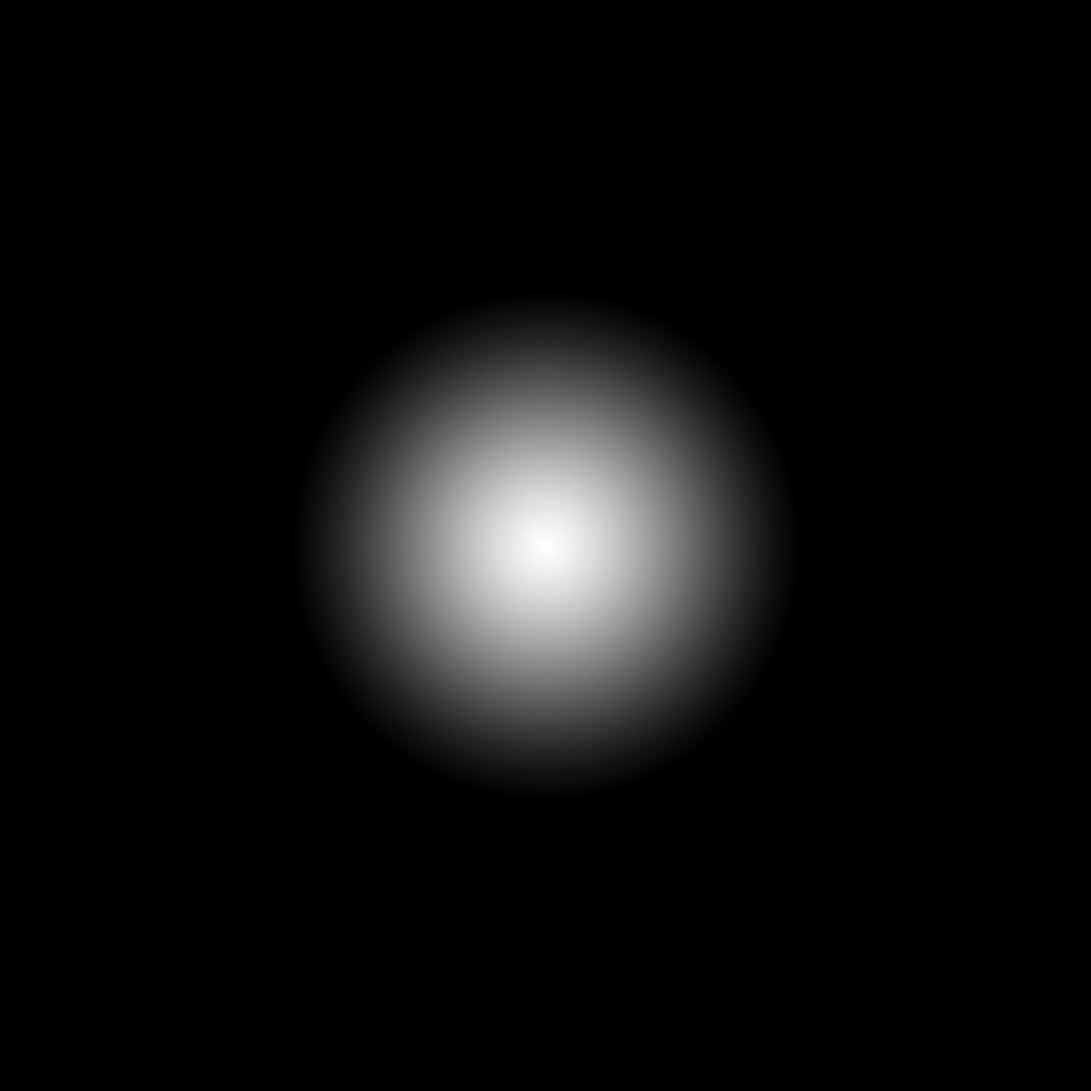
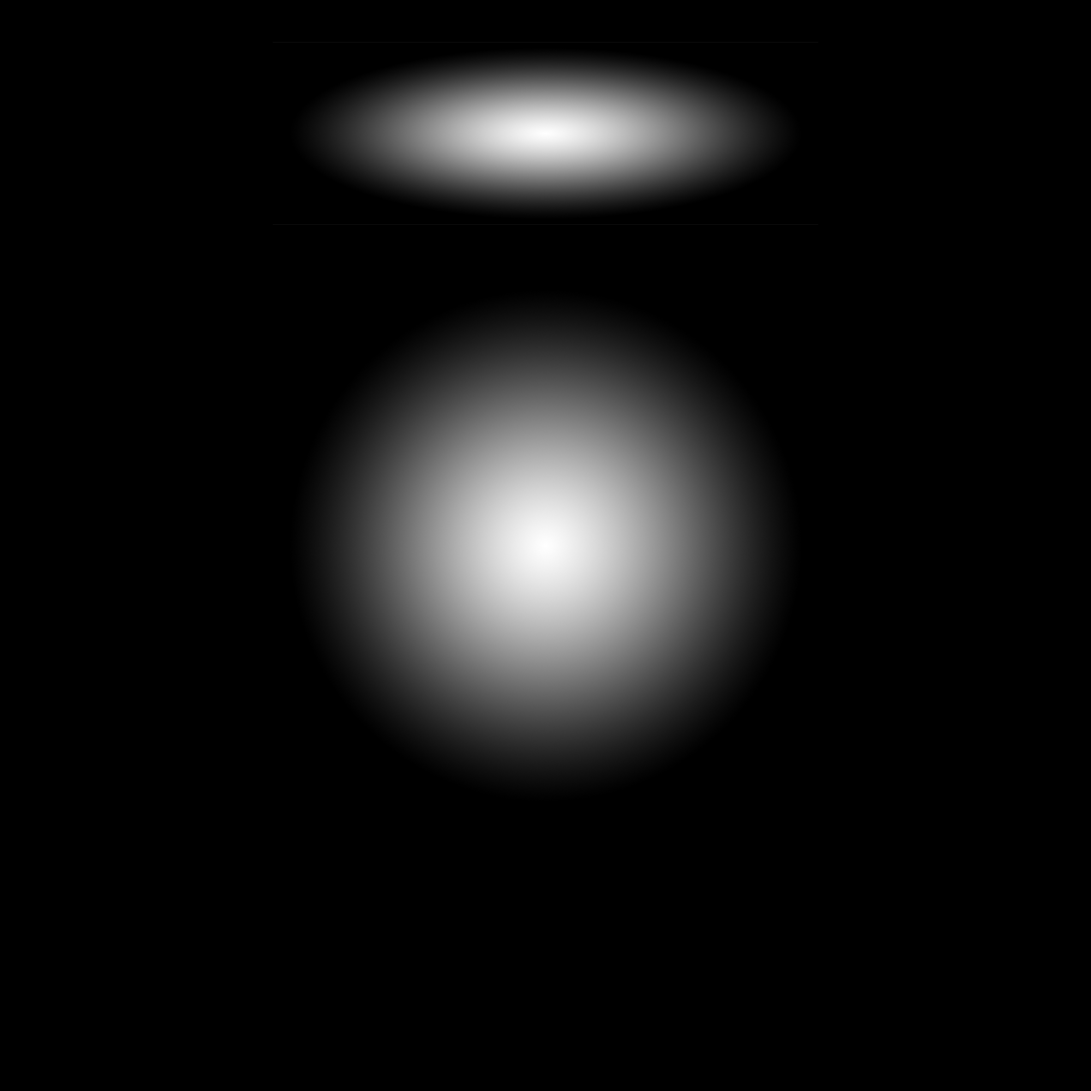
Layered file, before and after one edit (1091×1091). Changes by layer:
painted on "Layer 2" over left=272, top=42, right=819, bottom=225
